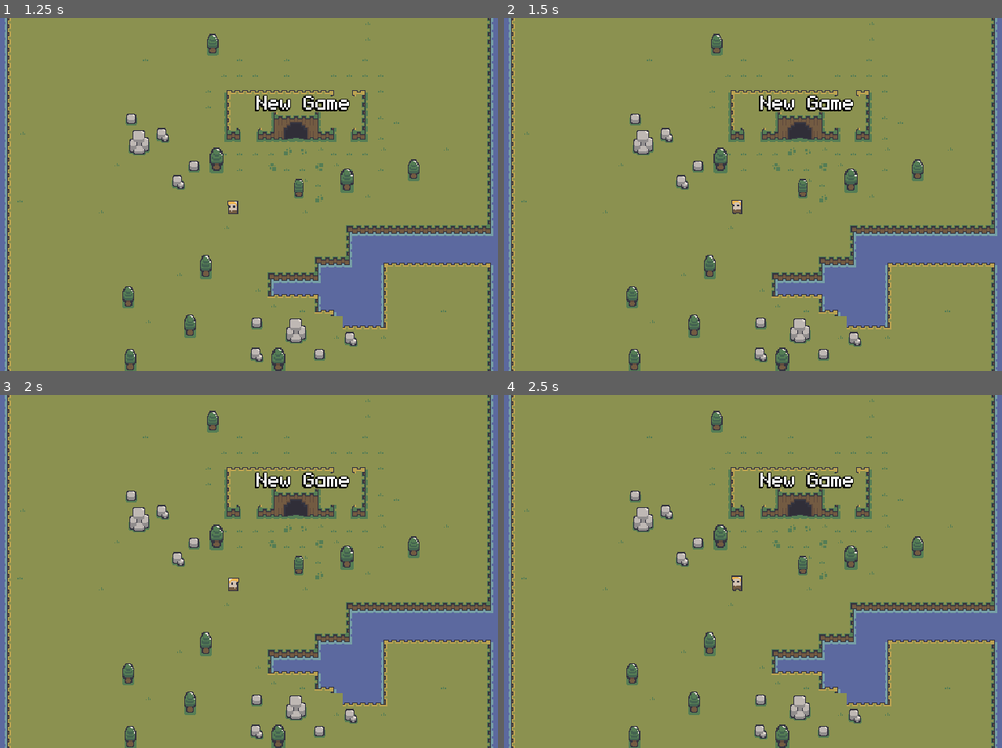
Above: before the commit, frames 1-4 (two rows, left to right).
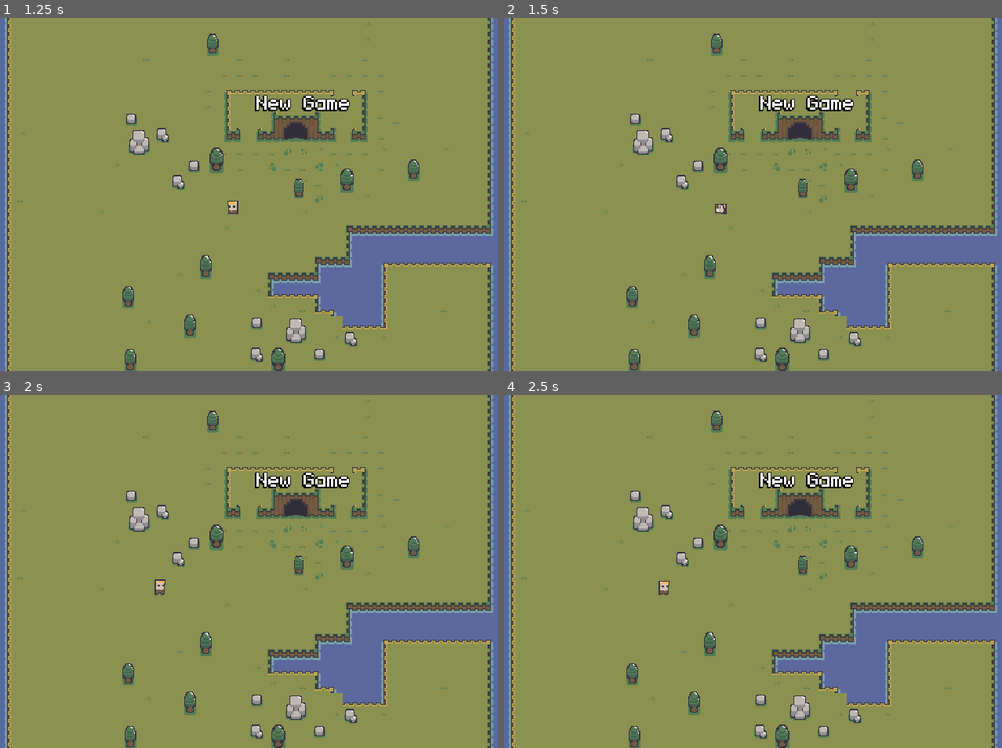
Above: after the commit, the same moments.

Repository: qmarsala/DeliciousDungeon
Game: Godot game, scene res://scenes/game.tscn
The game is run twice, just before and just after one commit, with the same random seed, the same clock (stepped at 60 frames per second) and the same inputs.
Inputs (mouse positions are in pixels of both pictures, inside the frame that each line leads up to):
- Up to frame 1 (1.25 s): tap Enter at 0.5 s; move the mouse to (368, 176) at 0.52 s; tap Q (basic_attack) at 0.6 s
- Up to frame 2 (1.5 s): tap Space at 1.25 s; move the mouse to (613, 212) at 1.27 s; right-click (613, 212) at 1.35 s
- Up to frame 3 (2 s): no input
- Up to frame 4 (2.5 s): move the mouse to (797, 493) at 2.02 s; tap W (heavy_attack) at 2.1 s

Frame 1 is identical in both runs. In frame 2, 0.1% of the frame differs, in the area x 42-48%, y 51-56%; in frame 3, 0.2%; in frame 4, 0.2%, in the area x 31-48%, y 51-57%.
Error before the commit: Invalid access to property or key 'QuestCompleted' on a base object of type 'Resource (BountyQuest)'. (res://assets/scripts/main.gd:45)

Commit message:
start refac of quests

Diff:
--- a/src/assets/scripts/interfaces.gd
+++ b/src/assets/scripts/interfaces.gd
@@ -1,4 +1,12 @@
 extends Node
+
+# since godot doesn't have interfaces
+# want to explore using groups to communicate what you can do
+# perhaps the 'class' keyword can be used for this? and define empty methods
+# to assist with type hints?
+
+# this way we can start doing things like dependency injection and more abstract
+# components that deal with 'movables' 'damageables' etc.
 
 const Interactable = "Interactables"
 const Damageable = "Damageables"
--- a/src/assets/scripts/main.gd
+++ b/src/assets/scripts/main.gd
@@ -5,11 +5,6 @@
 @export var dungeon: PackedScene
 @export var main_menu: PackedScene
 @export var damage_number: PackedScene
-
-@export var bounty_one: BountyQuest
-@export var bounty_two: BountyQuest
-@export var bounty_three: BountyQuest
-@export var action_quest: ActionQuest
 
 @onready var world: Node2D = $World
 @onready var animation_player: AnimationPlayer = $TransitionLayer/AnimationPlayer
@@ -33,26 +28,7 @@
 	SignalBusService.SceneChange.connect(_toggle_levels)
 	#temp: should go to a damage number service in the main scene
 	SignalBusService.DamageReceived.connect(_add_damage_number)
-
-	#temp: quest poc
-	wire_quests()
 	_change_scene(main_menu, true)
-
-func wire_quests():
-	SignalBusService.EnemyDied.connect(bounty_one.on_enemy_died)
-	SignalBusService.EnemyDied.connect(bounty_two.on_enemy_died)
-	SignalBusService.EnemyDied.connect(bounty_three.on_enemy_died)
-	bounty_one.QuestCompleted.connect(on_quest_completed)
-	bounty_two.QuestCompleted.connect(on_quest_completed)
-	bounty_three.QuestCompleted.connect(on_quest_completed)
-
-	SignalBusService.ActionPerformed.connect(action_quest.on_action)
-	action_quest.QuestCompleted.connect(on_quest_completed)
-
-	$QuestLogLayer/VBoxContainer/BountyQuest.quest = bounty_one
-	$QuestLogLayer/VBoxContainer/BountyQuest2.quest = bounty_two
-	$QuestLogLayer/VBoxContainer/BountyQuest3.quest = bounty_three
-	$QuestLogLayer/VBoxContainer/ActionQuest.quest = action_quest
 
 func _toggle_levels():
 	if not game_started:
@@ -92,17 +68,13 @@
 			break
 	world.add_child.call_deferred(current_scene)
 	world.process_mode = Node.PROCESS_MODE_INHERIT
-	if game_started and !$QuestLogLayer/VBoxContainer.visible:
-		$QuestLogLayer/VBoxContainer.show()
+	if game_started and !$QuestLogLayer.visible:
+		$QuestLogLayer.show()
 
 func _game_over():
-	$QuestLogLayer/VBoxContainer.hide()
-	game_started = false
-	action_quest.progress = 0
-	bounty_one.progress = 0
-	bounty_two.progress = 0
-	bounty_three.progress = 0
-	_change_scene(main_menu)
+	# todo: death penalty of some kind.
+	# thinking maybe you need to 'pay gold' or 'discard an item'?
+	_change_scene(outdoors)
 
 func _add_damage_number(damage: float, position: Vector2):
 	var instance = damage_number.instantiate() as Label
@@ -110,21 +82,7 @@
 	instance.global_position = position
 	add_child(instance)
 
-# quest service?
-# should encompas hooking up quest events
-# managing a list of multiple quests
-# showing and hiding quests, playing notification sounds
-# probably would be moving these to a completed list and then they would no longer show
-# in the active quests
+# sound service?
 func on_quest_completed(completed_quest_name: String):
-	print("Quest completed: ", completed_quest_name)
 	#global sounds? how do we not care how far from source you are? just use a big number?
 	$QuestCompletedSound.play()
-	if $QuestLogLayer/VBoxContainer/BountyQuest.quest.name == completed_quest_name:
-		$QuestLogLayer/VBoxContainer/BountyQuest.hide()
-	elif $QuestLogLayer/VBoxContainer/BountyQuest2.quest.name == completed_quest_name:
-		$QuestLogLayer/VBoxContainer/BountyQuest2.hide()
-	elif $QuestLogLayer/VBoxContainer/BountyQuest3.quest.name == completed_quest_name:
-		$QuestLogLayer/VBoxContainer/BountyQuest3.hide()
-	else:
-		$QuestLogLayer/VBoxContainer/ActionQuest.hide()
--- a/src/assets/scripts/signal_bus.gd
+++ b/src/assets/scripts/signal_bus.gd
@@ -7,9 +7,10 @@
 signal SceneChange
 
 #probably want to know who got damaged by what?
-signal DamageReceived(damage, position)
+signal DamageReceived(damage: float, position: Vector2)
 
-signal EnemyDied(enemy_id)
 
-# part of quest poc for lighting fires, is this how we want to track actions we care about?
-signal ActionPerformed(action_id)
+# quest poc: is this how we want to track actions we care about?
+signal EnemyDied(enemy_id: int)
+signal ActionPerformed(action_id: int)
+signal QuestCompleted(name: String)
--- /dev/null
+++ b/src/assets/scripts/systems/quest_system.gd
@@ -0,0 +1,14 @@
+class_name QuestSystem
+extends Node
+
+
+@export var available_quests: Array[Quest]
+
+var completed_quests: Array[Quest]
+
+func wire_quests():
+	for q in available_quests:
+		if q is BountyQuest:
+			SignalBusService.EnemyDied.connect(q.on_enemy_died)
+		elif q is ActionQuest:
+			SignalBusService.ActionPerformed.connect(q.on_action)
--- /dev/null
+++ b/src/assets/scripts/ui/quest_log_ui_poc.gd
@@ -0,0 +1,36 @@
+extends Control
+
+func _ready():
+	$ToggleQuestLog.pressed.connect(on_toggle_pressed)
+	SignalBusService.QuestCompleted.connect(on_quest_completed)
+	var quests = QuestSystemService.available_quests
+	#todo: dynamically create and add quest ui's
+	var bounty_index = 0
+	for q in quests:
+		if q is BountyQuest:
+			if bounty_index == 0:
+				$ActiveQuestsContainer/BountyQuest.quest = q
+			elif bounty_index == 1:
+				$ActiveQuestsContainer/BountyQuest2.quest = q
+			elif bounty_index == 2:
+				$ActiveQuestsContainer/BountyQuest3.quest = q
+			bounty_index += 1
+		else:
+			$ActiveQuestsContainer/ActionQuest.quest = q
+
+func on_toggle_pressed():
+	if $ActiveQuestsContainer.visible:
+		$ActiveQuestsContainer.hide()
+	else:
+		$ActiveQuestsContainer.show()
+
+func on_quest_completed(completed_quest_name: String):
+	#todo: quest ui should also listen to this event
+	if $ActiveQuestsContainer/BountyQuest.quest.name == completed_quest_name:
+		$ActiveQuestsContainer/BountyQuest.hide()
+	elif $ActiveQuestsContainer/BountyQuest2.quest.name == completed_quest_name:
+		$ActiveQuestsContainer/BountyQuest2.hide()
+	elif $ActiveQuestsContainer/BountyQuest3.quest.name == completed_quest_name:
+		$ActiveQuestsContainer/BountyQuest3.hide()
+	else:
+		$ActiveQuestsContainer/ActionQuest.hide()
--- a/src/project.godot
+++ b/src/project.godot
@@ -19,8 +19,9 @@
 [autoload]
 
 Interfaces="*res://assets/scripts/interfaces.gd"
+Enums="*res://assets/scripts/enums.gd"
 SignalBusService="*res://assets/scripts/signal_bus.gd"
-Enums="*res://assets/scripts/enums.gd"
+QuestSystemService="*res://assets/scripts/systems/quest_system.gd"
 
 [display]
 
--- a/src/scenes/components/hitbox.tscn
+++ b/src/scenes/components/hitbox.tscn
@@ -1,6 +1,6 @@
 [gd_scene load_steps=2 format=3 uid="uid://c5oj53s80lw1c"]
 
-[ext_resource type="Script" path="res://assets/scripts/hitbox.gd" id="1_vompq"]
+[ext_resource type="Script" path="res://assets/scripts/components/hitbox.gd" id="1_vompq"]
 
 [node name="Hitbox" type="Area2D"]
 collision_layer = 4
--- a/src/scenes/enemies/goblin.tscn
+++ b/src/scenes/enemies/goblin.tscn
@@ -163,6 +163,7 @@
 script = ExtResource("1_0vklg")
 drop = ExtResource("2_njhog")
 pickupScene = ExtResource("3_tb4fj")
+enemy_id = 1
 
 [node name="Animations" type="AnimatedSprite2D" parent="."]
 position = Vector2(0, -4)
--- a/src/scenes/enemies/troll.tscn
+++ b/src/scenes/enemies/troll.tscn
@@ -462,7 +462,7 @@
 pickupScene = ExtResource("3_mlcm0")
 speed = 30.0
 drop_rate = 1.0
-enemy_id = 1
+enemy_id = 3
 
 [node name="Animations" type="AnimatedSprite2D" parent="."]
 position = Vector2(0, -4)
--- a/src/scenes/game.tscn
+++ b/src/scenes/game.tscn
@@ -1,18 +1,15 @@
-[gd_scene load_steps=19 format=3 uid="uid://c38pvspamielw"]
+[gd_scene load_steps=16 format=3 uid="uid://c38pvspamielw"]
 
 [ext_resource type="Script" path="res://assets/scripts/main.gd" id="1_j0ii5"]
 [ext_resource type="PackedScene" uid="uid://c44qt8656qxed" path="res://scenes/levels/outdoors.tscn" id="2_re2jb"]
 [ext_resource type="PackedScene" uid="uid://v8yl2qd4myvg" path="res://scenes/levels/dungeon.tscn" id="3_sqakx"]
 [ext_resource type="PackedScene" uid="uid://dl4c3hhbw5max" path="res://scenes/main_menu.tscn" id="4_yc5bf"]
 [ext_resource type="PackedScene" uid="uid://dewbvl8yppxyi" path="res://scenes/damage_number.tscn" id="5_k5bt7"]
-[ext_resource type="Resource" uid="uid://c0dp35sx4iu0w" path="res://assets/quests/kill_trolls.tres" id="6_h1k7r"]
 [ext_resource type="Shader" path="res://assets/fog.gdshader" id="6_rybb5"]
-[ext_resource type="Resource" uid="uid://bl634ciahvr2a" path="res://assets/quests/kill_goblins.tres" id="6_vyjaa"]
-[ext_resource type="Resource" uid="uid://dfp1vr0asb72d" path="res://assets/quests/kill_skeletons.tres" id="7_abv55"]
 [ext_resource type="PackedScene" uid="uid://y304jg6volpg" path="res://scenes/ui/quest_poc_ui.tscn" id="7_d3qop"]
-[ext_resource type="Resource" uid="uid://rs6br4sf1g1c" path="res://assets/quests/light_fires.tres" id="7_o7wu1"]
 [ext_resource type="AudioStream" uid="uid://w2t0u6v60bjx" path="res://assets/audio/Harmony.ogg" id="7_pw28q"]
 [ext_resource type="AudioStream" uid="uid://v6mjp1y51k5k" path="res://assets/audio/SandsOfTime.mp3" id="8_bp6xg"]
+[ext_resource type="Script" path="res://assets/scripts/ui/quest_log_ui_poc.gd" id="9_2b5w3"]
 [ext_resource type="AudioStream" uid="uid://bug8pb2tjjyjr" path="res://assets/audio/QuestCompleted.wav" id="10_m8g1c"]
 
 [sub_resource type="ShaderMaterial" id="ShaderMaterial_32tff"]
@@ -101,39 +98,50 @@
 dungeon = ExtResource("3_sqakx")
 main_menu = ExtResource("4_yc5bf")
 damage_number = ExtResource("5_k5bt7")
-bounty_one = ExtResource("6_vyjaa")
-bounty_two = ExtResource("7_abv55")
-bounty_three = ExtResource("6_h1k7r")
-action_quest = ExtResource("7_o7wu1")
 
 [node name="World" type="Node2D" parent="." groups=["World"]]
 
 [node name="QuestLogLayer" type="CanvasLayer" parent="."]
-scale = Vector2(0.7, 0.7)
-transform = Transform2D(0.7, 0, 0, 0.7, 0, 0)
+layer = 100
+visible = false
 
-[node name="VBoxContainer" type="VBoxContainer" parent="QuestLogLayer"]
-visible = false
-offset_left = 764.286
-offset_top = 1.42857
-offset_right = 914.286
-offset_bottom = 401.429
+[node name="Control" type="Control" parent="QuestLogLayer"]
+layout_mode = 3
+anchors_preset = 0
+offset_left = 488.0
+offset_top = 2.0
+offset_right = 638.0
+offset_bottom = 402.0
+mouse_filter = 1
+script = ExtResource("9_2b5w3")
 
-[node name="BountyQuest" parent="QuestLogLayer/VBoxContainer" instance=ExtResource("7_d3qop")]
+[node name="ActiveQuestsContainer" type="VBoxContainer" parent="QuestLogLayer/Control"]
+offset_top = 26.0
+offset_right = 150.0
+offset_bottom = 426.0
+
+[node name="BountyQuest" parent="QuestLogLayer/Control/ActiveQuestsContainer" instance=ExtResource("7_d3qop")]
 custom_minimum_size = Vector2(150, 50)
 layout_mode = 2
 
-[node name="BountyQuest2" parent="QuestLogLayer/VBoxContainer" instance=ExtResource("7_d3qop")]
+[node name="BountyQuest2" parent="QuestLogLayer/Control/ActiveQuestsContainer" instance=ExtResource("7_d3qop")]
 custom_minimum_size = Vector2(150, 50)
 layout_mode = 2
 
-[node name="BountyQuest3" parent="QuestLogLayer/VBoxContainer" instance=ExtResource("7_d3qop")]
+[node name="BountyQuest3" parent="QuestLogLayer/Control/ActiveQuestsContainer" instance=ExtResource("7_d3qop")]
 custom_minimum_size = Vector2(150, 50)
 layout_mode = 2
 
-[node name="ActionQuest" parent="QuestLogLayer/VBoxContainer" instance=ExtResource("7_d3qop")]
+[node name="ActionQuest" parent="QuestLogLayer/Control/ActiveQuestsContainer" instance=ExtResource("7_d3qop")]
 custom_minimum_size = Vector2(150, 50)
 layout_mode = 2
+
+[node name="ToggleQuestLog" type="Button" parent="QuestLogLayer/Control"]
+offset_left = 10.0
+offset_top = 1.0
+offset_right = 132.0
+offset_bottom = 22.0
+text = "show/hide quest log"
 
 [node name="TransitionLayer" type="CanvasLayer" parent="."]
 
@@ -151,6 +159,7 @@
 offset_bottom = 400.0
 grow_horizontal = 2
 grow_vertical = 2
+mouse_filter = 2
 
 [node name="AnimationPlayer" type="AnimationPlayer" parent="TransitionLayer"]
 root_node = NodePath("../..")
--- a/src/scenes/items/arrow.tscn
+++ b/src/scenes/items/arrow.tscn
@@ -1,7 +1,7 @@
 [gd_scene load_steps=4 format=3 uid="uid://dwmoi0dahea8s"]
 
 [ext_resource type="Texture2D" uid="uid://c1qb48wdrvwqa" path="res://assets/sprites/robinhood/weapons_.png" id="1_cgbgu"]
-[ext_resource type="Script" path="res://assets/scripts/projectile.gd" id="1_k70sm"]
+[ext_resource type="Script" path="res://assets/scripts/items/projectile.gd" id="1_k70sm"]
 
 [sub_resource type="RectangleShape2D" id="RectangleShape2D_088qw"]
 size = Vector2(4, 14)
--- a/src/scenes/items/enemy_arrow.tscn
+++ b/src/scenes/items/enemy_arrow.tscn
@@ -1,6 +1,6 @@
 [gd_scene load_steps=4 format=3 uid="uid://bqkw7smlx0kjy"]
 
-[ext_resource type="Script" path="res://assets/scripts/projectile.gd" id="1_dsao0"]
+[ext_resource type="Script" path="res://assets/scripts/items/projectile.gd" id="1_dsao0"]
 [ext_resource type="Texture2D" uid="uid://c1qb48wdrvwqa" path="res://assets/sprites/robinhood/weapons_.png" id="2_i0cqb"]
 
 [sub_resource type="RectangleShape2D" id="RectangleShape2D_088qw"]
--- a/src/scenes/items/spell.tscn
+++ b/src/scenes/items/spell.tscn
@@ -1,6 +1,6 @@
 [gd_scene load_steps=13 format=3 uid="uid://cj44w170s0wa3"]
 
-[ext_resource type="Script" path="res://assets/scripts/spell.gd" id="1_2wrd2"]
+[ext_resource type="Script" path="res://assets/scripts/items/spell.gd" id="1_2wrd2"]
 [ext_resource type="Texture2D" uid="uid://cdk267i0i80jy" path="res://assets/sprites/dungeon/fire_.png" id="1_4t0kg"]
 
 [sub_resource type="AtlasTexture" id="AtlasTexture_d85sh"]
--- a/src/scenes/ui/quest_poc_ui.tscn
+++ b/src/scenes/ui/quest_poc_ui.tscn
@@ -3,18 +3,15 @@
 [ext_resource type="Script" path="res://scenes/ui/quest_poc_ui.gd" id="1_3odui"]
 
 [sub_resource type="LabelSettings" id="LabelSettings_wv57g"]
-outline_size = 4
-outline_color = Color(0, 0, 0, 1)
 
 [sub_resource type="LabelSettings" id="LabelSettings_h7g60"]
-outline_size = 4
-outline_color = Color(0, 0, 0, 1)
 
 [node name="Quest" type="Control"]
 layout_mode = 3
 anchors_preset = 0
 offset_right = 150.0
 offset_bottom = 50.0
+mouse_filter = 2
 script = ExtResource("1_3odui")
 
 [node name="QuestName" type="Label" parent="."]
